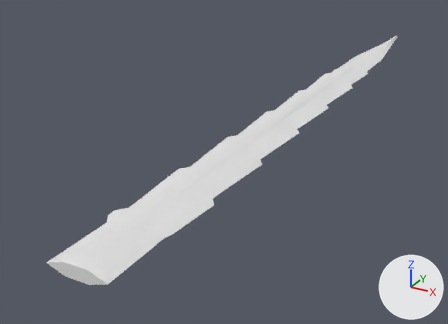
Renders of the glTF model godot/assets/waffen/modelle/schwertklinge/t6_1.glb from each side of a commit.
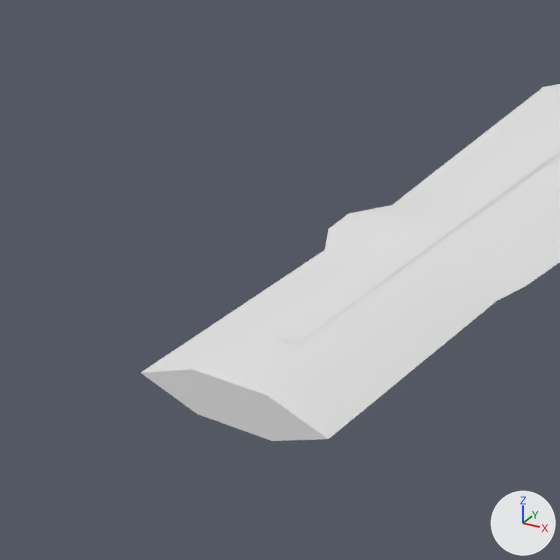
Each version appears first whole from a camera (50 mm lens) standing at (0.239, -0.131, 0.22) and looking at (-0.065, 0.423, -0.057), and next in a close-up on the part from 0% to 41% of the width and 43% to 100% of the height. Every picture has the same lights, and +X, +Y and +Z are marked at lower right. The last two pictures show the newer version. Vertices at exactly the same position are counted once.

In view in the first close-up: 'schwertklinge_t6_1'.
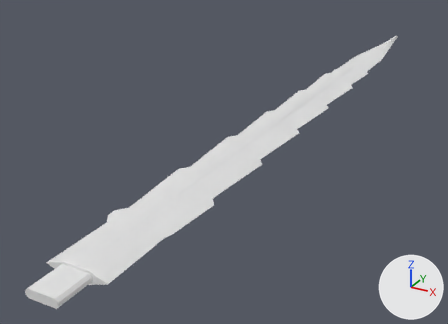
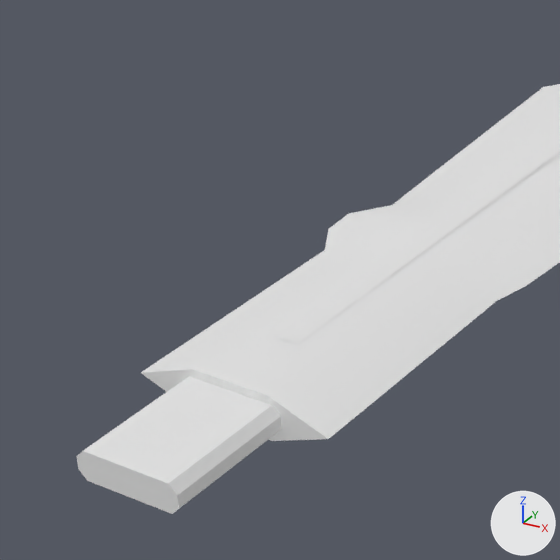
The change, as a list of edits to the scene's bpy script:
```text
Add mat_beschlag:
    mat_beschlag = principled_material('beschlag')
    mat_beschlag.base_color = (0.8, 0.8, 0.8)  # white #e7e7e7
Change me_schwertklinge_t6_1:
    used by ob_schwertklinge_t6_1; location = (0.0, 0.0, 0.0)
    remove me_schwertklinge_t6_1.from_pydata(...)  # 577 vertices, 1110 faces; spans x -0.031..0.03, y 0.112..0.892, z -0.006..0.006
    add me_schwertklinge_t6_1.from_pydata(...)  # 593 vertices, 1138 faces; spans x -0.031..0.03, y 0.082..0.892, z -0.006..0.006
    me_schwertklinge_t6_1 part 1: a new loose piece of 16 vertices spanning x -0.013..0.013, y 0.082..0.118, z -0.004..0.003, in mat_beschlag (white #e7e7e7)
    add me_schwertklinge_t6_1.materials.append(mat_beschlag)  # white #e7e7e7
```

Pixel boxes (x1, y1, x2, y2) of what changed, in the close-ups (560 x 560 px):
'schwertklinge_t6_1', reshaped
    before: (141, 84, 560, 441)
    after: (76, 84, 560, 514)
part 1 of me_schwertklinge_t6_1, added
    after: (76, 376, 282, 514)
